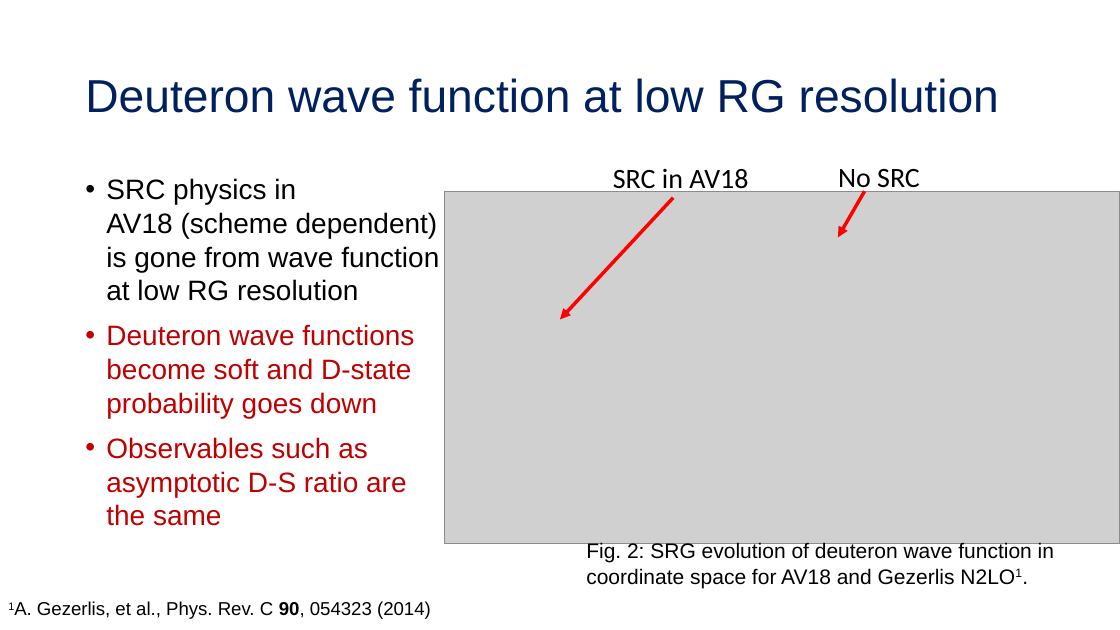
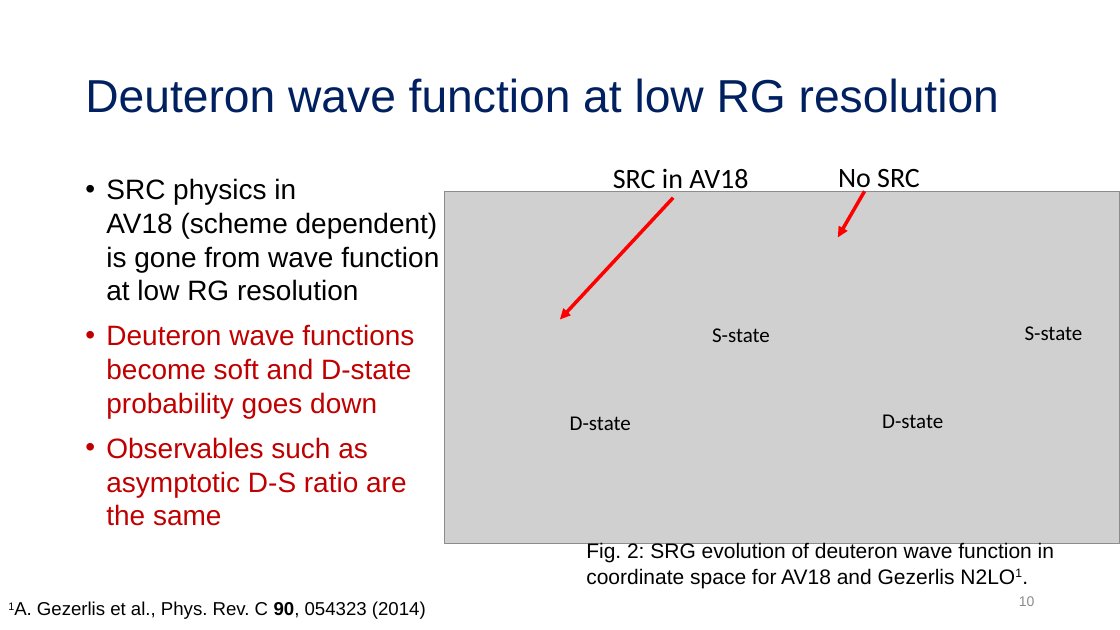
Before and after one commit to tropiano4/tropiano-srg, a slide deck: slide 10 of Presentations/DNP_October2020/tropiano_dnp_october2020.pptx. Drawn at 1120x630 pixels with LibreOffice and Linux fonts; fonts in the diff are those of the drawing; grey boxes stand for pictures. Boxes give left, top, right and bottom in pixels: in the first picture for what was removed or moved away, otherwise in the second. Text is boxed around its words. In the diff, an @@ line names an element or a change of style, - is before the commit and + after.

```diff
--- a/Presentations/DNP_October2020/tropiano_dnp_october2020.pptx
+++ b/Presentations/DNP_October2020/tropiano_dnp_october2020.pptx
@@ text added at (x1=712, y1=328, x2=770, y2=342), 18 pt, text #000000 @@
+S-state
@@ text added at (x1=1025, y1=326, x2=1083, y2=340), 18 pt, text #000000 @@
+S-state
@@ text added at (x1=570, y1=416, x2=631, y2=430), 18 pt, text #000000 @@
+D-state
@@ text added at (x1=882, y1=414, x2=943, y2=428), 18 pt, text #000000 @@
+D-state
@@ page number added at (x1=1019, y1=596, x2=1035, y2=606), 12 pt, text #8C8C8C @@
+10
@@ text at (x1=37, y1=601, x2=426, y2=619): text changed @@
-1A. Gezerlis, et al., Phys. Rev. C 90, 054323 (2014)
+1A. Gezerlis et al., Phys. Rev. C 90, 054323 (2014)
```
Also in this commit, not shown: 22 other slides changed.
